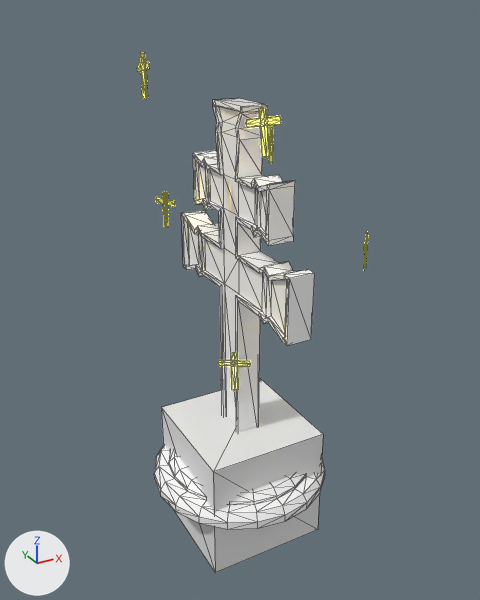
Before and after pictures for a commit that changed the glTF model models/cruz.glb.
Camera for both pictures: a 50 mm lens placed at (-4.54, -8.27, 7.34), pointed at (-0.01, -0.04, 3.22). Arrows for +X, +Y and +Z are at lower left; the lights stay in place. The picture after the commit comes second. Mesh edges are drawn as thin lines. Where no turn or scale is listed for an object, it has been applied to the vertices. Vertices at exactly the same position are counted once.

In view in the first picture: 'Cruz_efeito7', 'Cube'.
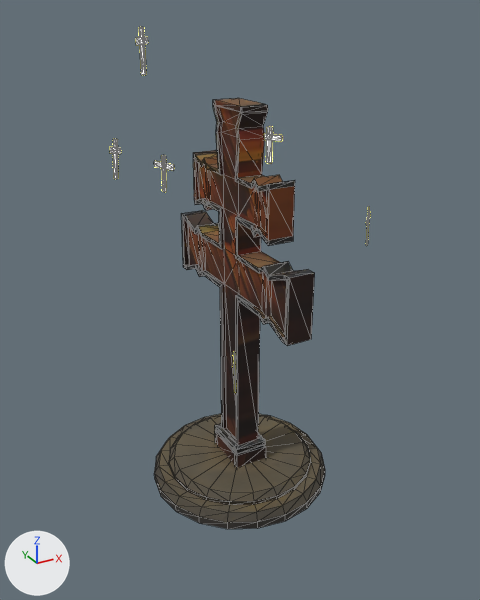
Where the newer file only moved an object's origin or applied its transform, the numbers keep the older frame.

Boxes [x1, y1, x2, y2] around the edits, measured in the pictures (480 x 600 px; the box of a moved part takes in the faces that stretch with it):
'Cruz_efeito7', reshaped (12% wider): before [137, 53, 368, 529]; after [110, 27, 370, 529]
'Cube', deleted: before [161, 379, 323, 573]
part 1 of me_mesh, moved or reshaped: before [156, 192, 175, 227]; after [154, 155, 174, 192]
part 2 of me_mesh, moved or reshaped: before [364, 232, 368, 270]; after [366, 207, 370, 246]
part 3 of me_mesh, moved or reshaped: before [137, 53, 149, 100]; after [136, 27, 148, 75]
part 4 of me_mesh, moved or reshaped: before [246, 107, 281, 158]; after [110, 139, 121, 179]
part 5 of me_mesh, moved or reshaped: [182, 98, 304, 324] in both
part 6 of me_mesh, moved or reshaped: before [218, 352, 250, 390]; after [233, 351, 236, 392]
part 7 of me_mesh, moved or reshaped: before [154, 446, 325, 523]; after [154, 425, 325, 523]
part 8 of me_mesh, recoloured: before [218, 127, 273, 367]; after [234, 127, 282, 357]
part 9 of me_mesh, recoloured: before [154, 445, 325, 529]; after [154, 414, 325, 529]
part 10 of me_mesh, recoloured: before [181, 100, 295, 432]; after [181, 100, 295, 467]
part 11 of me_mesh, recoloured: before [183, 105, 315, 432]; after [183, 105, 315, 467]

Edits to the bpy script that builds the scene:
```text
Add mat_corcruz:
    mat_corcruz = bpy.data.materials.new('CorCruz')
    # uses the picture img_corcruz_base_color_1001
    # uses the picture img_corcruz_metallic_1001_corcruz_roughness_1001
    # uses the picture img_corcruz_normal_1001
Add mat_cruz:
    mat_cruz = bpy.data.materials.new('Cruz')
    # uses the picture img_cruz_base_color_1001
    # uses the picture img_cruz_metallic_1001_cruz_roughness_1001
    # uses the picture img_cruz_normal_1001
Add mat_basecruz:
    mat_basecruz = bpy.data.materials.new('BaseCruz')
    # uses the picture img_basecruz_base_color_1001
    # uses the picture img_basecruz_metallic_1001_basecruz_roughness_1001
    # uses the picture img_basecruz_normal_1001
Add mat_contorno:
    mat_contorno = bpy.data.materials.new('contorno')
    # uses the picture img_contorno_base_color_1001
    # uses the picture img_contorno_metallic_1001_contorno_roughness_1001
    # uses the picture img_contorno_normal_1001
Change me_mesh:
    remove me_mesh.from_pydata(...)  # 800 vertices, 1564 faces; spans x -1.5..1.5, y -1.74..1.75, z -3.43..3.39
    add me_mesh.from_pydata(...)  # 798 vertices, 1564 faces; spans x -1.63..1.5, y -1.8..1.75, z -3.43..3.69
    me_mesh part 1: the loose piece of 42 vertices spanning x -0.82..-0.64, y 1.0..1.37, z 0.75..1.32 is moved by (0.0, 0.0, 0.56), in mat_cruz
    me_mesh part 2: the loose piece of 42 vertices spanning x 1.21..1.5, y -1.3..-1.0, z 0.43..1.0 is moved by (0.0, 0.0, 0.37), in mat_cruz
    me_mesh part 3: the loose piece of 42 vertices spanning x -1.49..-1.22, y 0.01..0.37, z 2.83..3.39 is moved by (0.0, 0.0, 0.3), in mat_cruz
    me_mesh part 4: the loose piece of 42 vertices spanning x -0.81..-0.41, y -1.62..-1.46, z 2.32..2.88 is multiplied about its middle by the matrix ((-0.296, 0.952, 0.074), (-0.948, -0.302, 0.104), (0.121, -0.039, 0.992)), then moved by (-0.9, 2.64, -0.69), in mat_cruz
    me_mesh part 5
    2 vertices are removed from x 0.11, y 0.08, z 0.27
    72 faces are deleted
    5 vertices in x 0.93, y 0.85, z 1.65..2.2 move by (0.0, 0.06, 0.0)
    5 vertices in x 0.98, y 0.91, z 1.65..2.2 move by (0.0, -0.06, 0.0)
    5 vertices in x 0.99, y 0.86, z 1.65..2.21 move by (-0.07, -0.01, 0.0)
    5 vertices in x 1.01, y 0.89, z 1.65..2.2 move by (-0.06, -0.07, 0.0)
    5 vertices in x 0.97, y 0.82, z 1.65..2.2 move by (-0.07, 0.07, 0.0)
    12 vertices move from x 0.84..1.11, y 0.69..1.05, z 2.01..2.09 to x 0.79..1.08, y 0.69..1.04, z 2.01..2.09
    8 new faces join them, mat_contorno
    64 new faces join them, mat_corcruz
    me_mesh part 6
    16 vertices are removed from x -1.08..-0.87, y -1.73..-1.59, z -0.64..-0.19
    50 faces are deleted
    3 vertices in x -1.08, y -1.6, z -0.24..-0.09 move by (0.06, 0.02, 0.0)
    20 vertices move from x -1.21..-0.87, y -1.74..-1.5, z -0.29..-0.08 to x -1.15..-0.93, y -1.8..-1.44, z -0.29..-0.08
    16 vertices are added at x -1.14..-1.01, y -1.79..-1.58, z -0.64..-0.19
    50 new faces join them, mat_cruz
    me_mesh part 7
    36 faces are deleted
    36 new faces join them, mat_basecruz
    me_mesh part 8: 174 faces spanning x -1.15..1.08, y -1.79..1.04, z -0.29..2.21 switch from mat_aistandardsurface1 (white #e7e7e7, glowing yellow #ffe800) to mat_cruz
    me_mesh part 9: 204 faces spanning x -1.5..1.45, y -1.39..1.56, z -3.43..-3.02 switch from mat_cruz1_materialbase1 (white #ffffff) to mat_basecruz
    me_mesh part 10: 294 faces spanning x -0.3..0.25, y -1.59..1.75, z -3.08..2.73 switch from mat_cruz1_materialbase1 (white #ffffff) to mat_contorno
    me_mesh part 11: 414 faces spanning x -0.3..0.25, y -1.59..1.75, z -3.08..2.72 switch from mat_cruz1_materialbase1 (white #ffffff) to mat_corcruz
Remove ob_cube:
    ob_cube = bpy.data.objects.new('Cube', me_cube)
```
